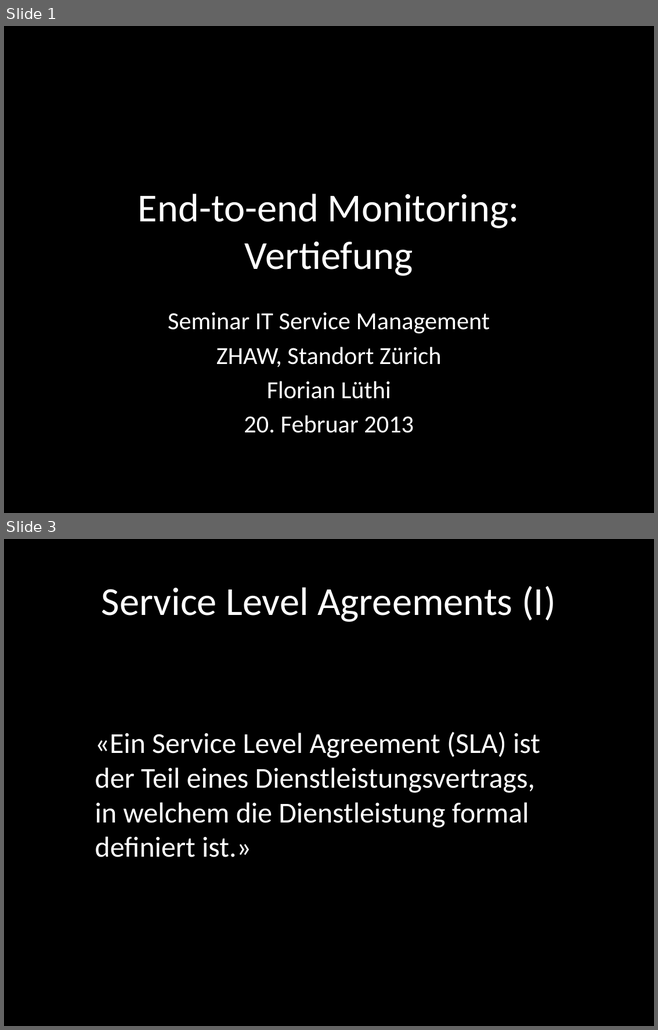
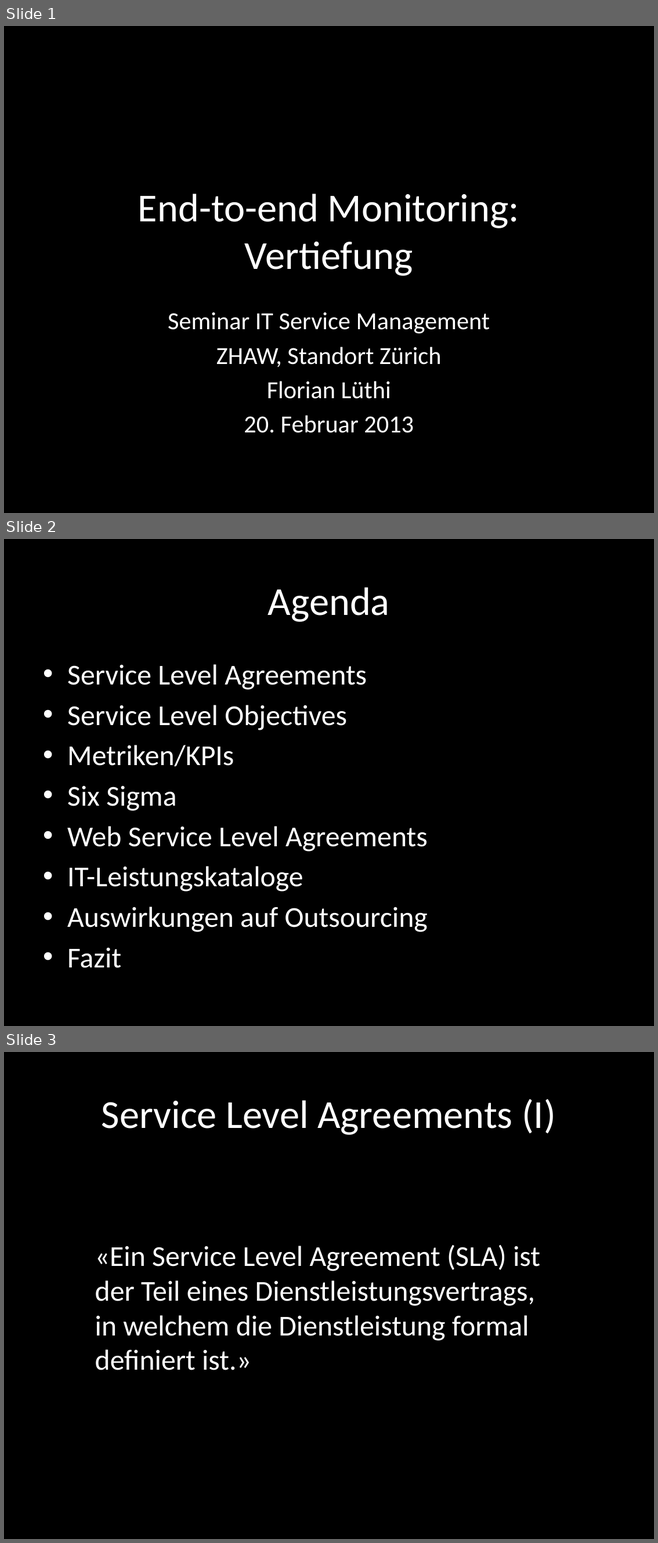
Before and after one commit to foyan/E2E, a slide deck: End-to-end Monitoring.pptx. Shown one above the other, each under a label of ours: slides 1 and 3 before the commit, slides 1, 2 and 3 after it; the slides between them are not shown. The pictures are 658x1030 and 658x1543 pixels, drawn with LibreOffice and Linux fonts; fonts in the diff are those of the drawing. Boxes give left, top, right and bottom in pixels: in the first picture for what was removed or moved away, otherwise in the second. Text is boxed around its words. In the diff, an @@ line names an element or a change of style, - is before the commit and + after.

```diff
--- a/End-to-end Monitoring.pptx
+++ b/End-to-end Monitoring.pptx
@@ slide 2 added at bbox=[4, 539, 654, 1026], background #000000 @@
@@ title added at bbox=[268, 587, 390, 622], 44 pt, text #FFFFFF @@
+Agenda
@@ text added at bbox=[67, 664, 427, 968], 32 pt, text #FFFFFF @@
+• Service Level Agreements
+• Service Level Objectives
+• Metriken/KPIs
+• Six Sigma
+• Web Service Level Agreements
+• IT-Leistungskataloge
+• Auswirkungen auf Outsourcing
+• Fazit
```
Also in this commit, not shown: 1 slide changed, 12 other slides added, 1 slide removed, 2 other files.
